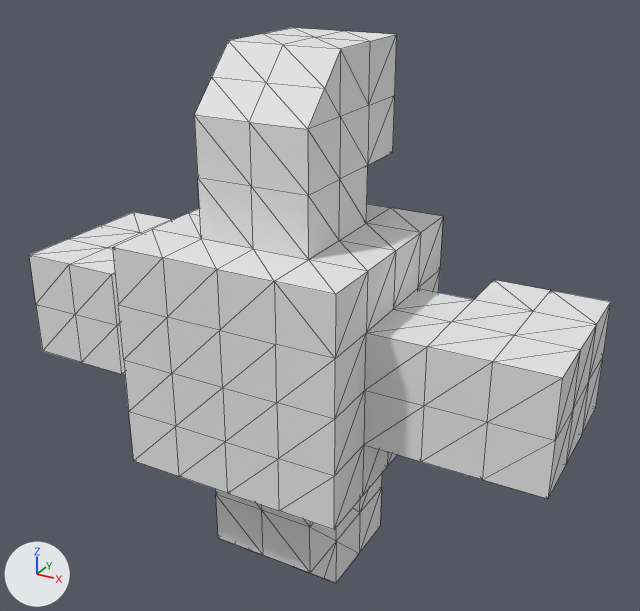
Renders of the OBJ model project/resources/baseEnemy/bossEnemy.obj from each side of a commit.
Rendered twice from a 50 mm lens placed at (3.63, -6.02, 3.4), pointed at (0.19, 0.24, 0.27). Lighting does not change. The marker at lower left points along +X, +Y and +Z. The first picture is the older version. Mesh edges are drawn as thin lines. Where no turn or scale is listed for an object, it has been applied to the vertices.
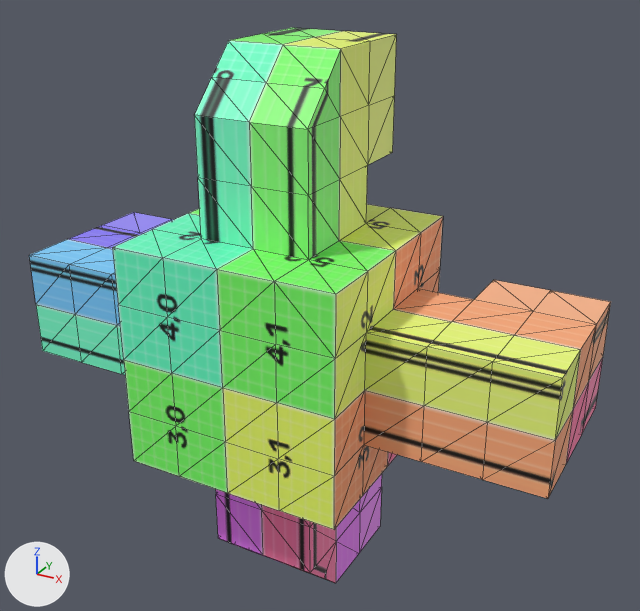
The newer file is also rescaled (x3.0) as a whole; pictures and numbers use the older file's frame.

Location of each change, [x1, y1, x2, y2] in pixels of the pictures (640 x 611 px):
```json
{"object": "Cube", "change": "recoloured", "before": [29, 28, 611, 583], "after": [29, 28, 611, 583], "on screen": "white to green"}
```

Edits to the scene script, one JSON object a line:
```json
{"op": "add", "block": "img_uvchecker_png", "code": ["img_uvchecker_png = load_image('uvChecker.png', 'uvChecker.png', 512, 512, 'sRGB')"]}
{"op": "add", "block": "mat_material_001", "code": ["mat_material_001 = principled_material('Material.001')", "mat_material_001.texture = img_uvchecker_png"]}
{"block": "me_cube", "where": "me_cube.from_pydata(...)  # 226 vertices, 448 faces; spans x -2.5..2.5, y -1.0..1.0, z -2.5..2.5"}
{"op": "remove", "block": "me_cube", "code": "me_cube.materials.append(mat_material)  # white #e7e7e7"}
{"op": "add", "block": "me_cube", "code": "me_cube.materials.append(mat_material_001)  # picture img_uvchecker_png"}
```
